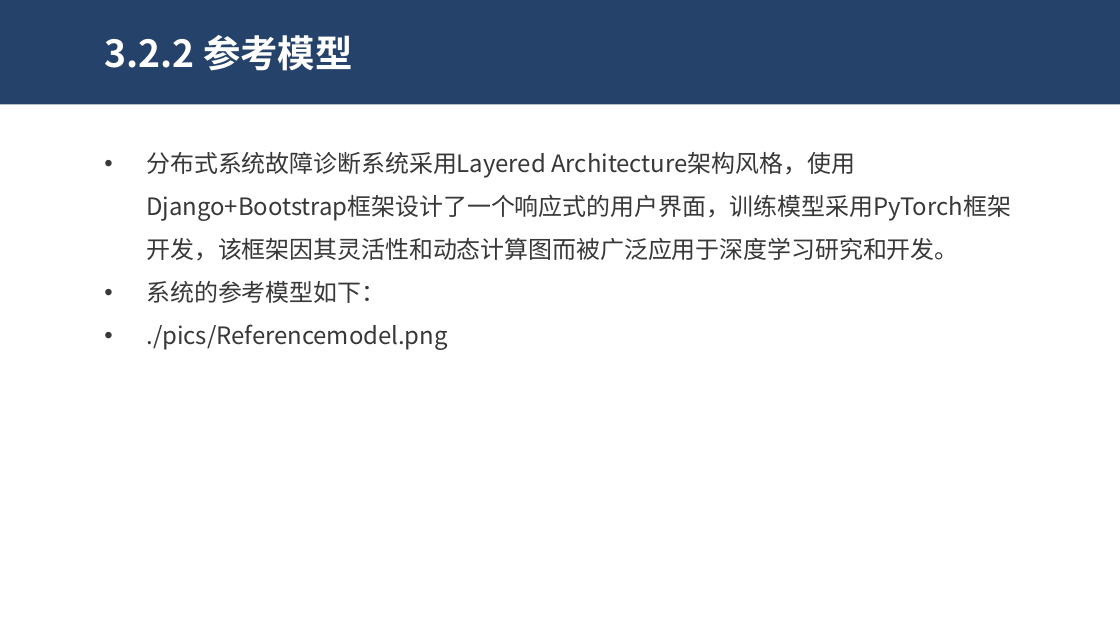
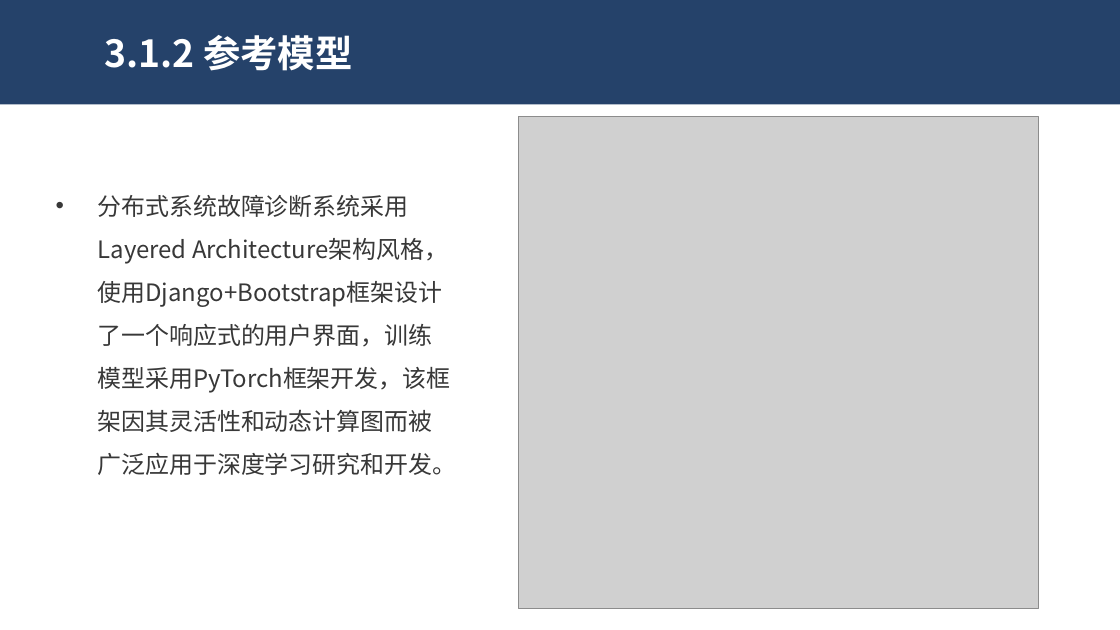
Before and after one commit to dekrt/SoftwareArchitecture, a slide deck: slide 39 of 架构设计-ArchitectureDesign/ArchitectureDesign.pptx. Drawn at 1120x630 pixels with LibreOffice and Linux fonts; fonts in the diff are those of the drawing; grey boxes stand for pictures. Boxes give left, top, right and bottom in pixels: in the first picture for what was removed or moved away, otherwise in the second. Text is boxed around its words. In the diff, an @@ line names an element or a change of style, - is before the commit and + after.

```diff
--- a/架构设计-ArchitectureDesign/ArchitectureDesign.pptx
+++ b/架构设计-ArchitectureDesign/ArchitectureDesign.pptx
@@ text at [104, 35, 352, 71]: text changed @@
-3.2.2 参考模型
+3.1.2 参考模型
@@ picture added at [519, 116, 1039, 608] @@
@@ text "分布式系统故障诊断系统采用Layered Architecture架构风格，使用Django+Bootstrap框架设计 ...": place and size @@
-text "分布式系统故障诊断系统采用Layered Architecture架构风格，使用Django+Bootstrap框架设计 ..." at [146, 152, 1011, 350]
+text "分布式系统故障诊断系统采用Layered Architecture架构风格，使用Django+Bootstrap框架设计 ..." at [98, 195, 456, 475]
@@ text at [146, 281, 447, 350]: paragraphs removed @@
-• 系统的参考模型如下：
-• ./pics/Referencemodel.png
```
Also in this commit, not shown: 5 other slides changed, 2 slides added.
